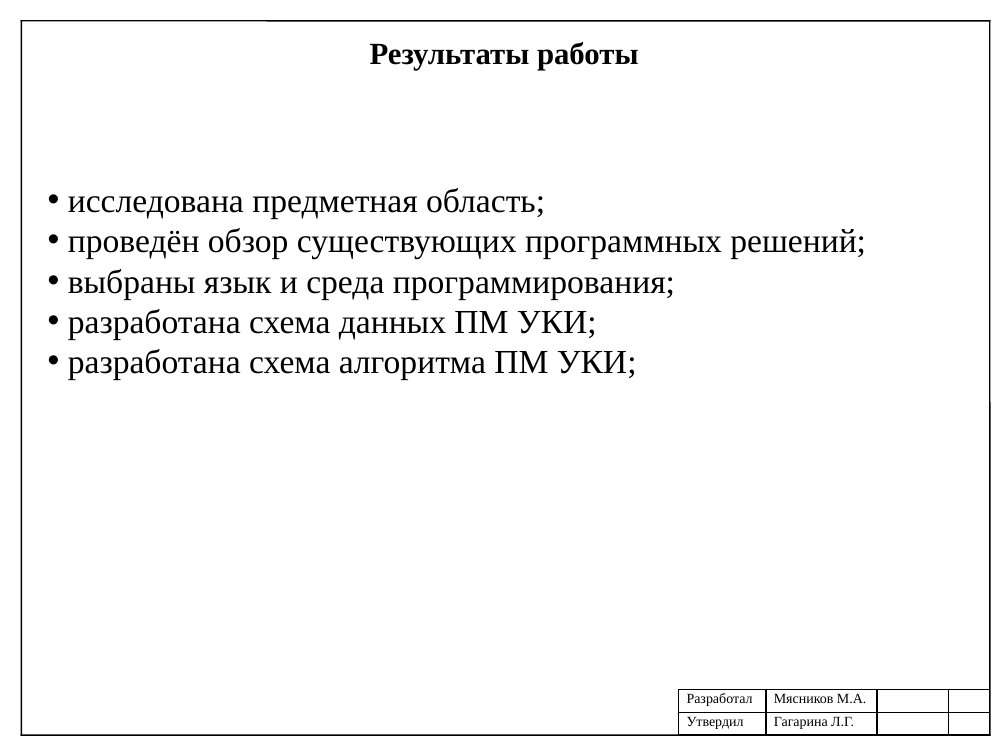
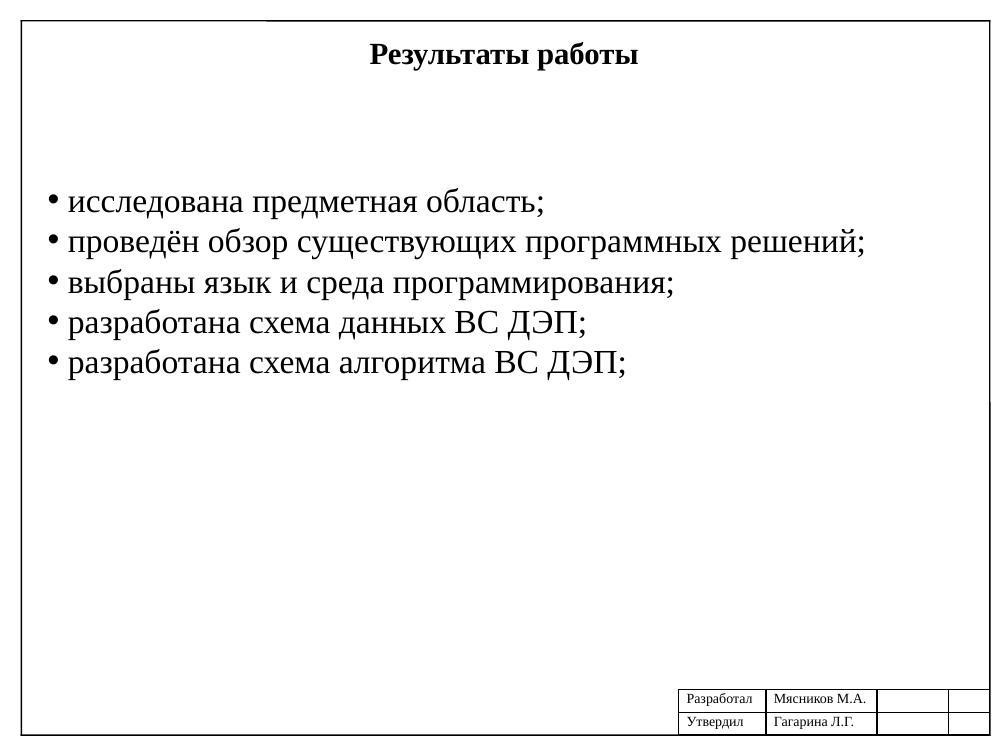
Before and after one commit to mJaJksJ/VCR, a slide deck: slide 11 of УП-Презентация.pptx. Drawn at 1008x756 pixels with LibreOffice and Linux fonts; fonts in the diff are those of the drawing. Boxes give left, top, right and bottom in pixels: in the first picture for what was removed or moved away, otherwise in the second. Text is boxed around its words. In the diff, an @@ line names an element or a change of style, - is before the commit and + after.

```diff
--- a/УП-Презентация.pptx
+++ b/УП-Презентация.pptx
@@ text at (68, 309, 626, 380): text changed @@
-• разработана схема данных ПМ УКИ;
-• разработана схема алгоритма ПМ УКИ;
+• разработана схема данных ВС ДЭП;
+• разработана схема алгоритма ВС ДЭП;
```
Also in this commit, not shown: 3 other slides changed, 2 other files.
